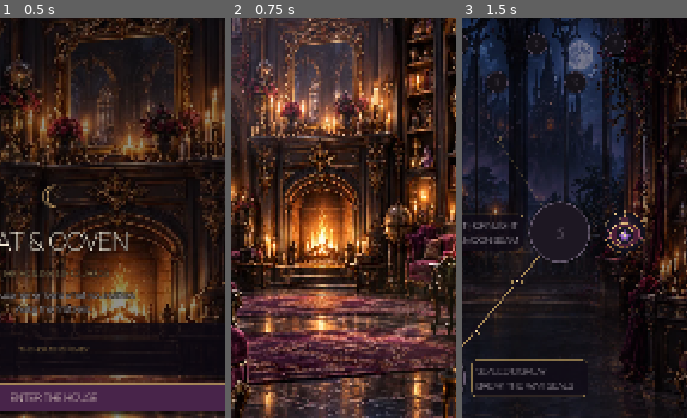
Above: before the commit, frames 1-3 (left to right).
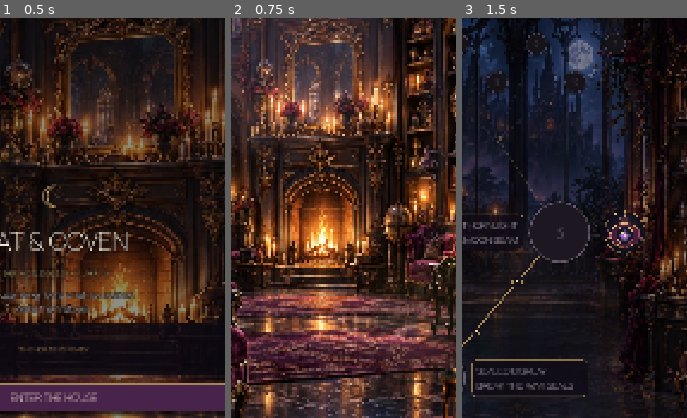
Above: after the commit, the same moments.

Repository: Jay-prodesign/akilta-match3
Game: Godot game, scene res://src/app/app_bootstrap.tscn
Same seed, same stepped clock (60 frames per second), same inputs: the game is played once before the commit and once after it.
Inputs:
- Up to frame 1 (0.5 s): no input
- Up to frame 2 (0.75 s): click "ENTER THE HOUSE" at 0.5 s
- Up to frame 3 (1.5 s): click "ENTER CURIO BOUTIQUE" at 1.25 s
The pictures show only the part of the screen within x 38-88%, y 16-66%; the shares and areas given below are measured in that part.

Frame 1 is identical in both runs. In frame 2, 0.6% of the frame differs, in the area x 82-97%, y 15-57%; in frame 3, nothing differs.

Commit message:
House: make restored Curios inspectable in-room

Diff:
--- a/src/ui/home/house_home.gd
+++ b/src/ui/home/house_home.gd
@@ -32,6 +32,9 @@
 var _returning_banner: PanelContainer
 var _returning_label: Label
 var _reduced_motion: bool = false
+var _hotspot_layer: Control
+var _hotspot_buttons: Dictionary = {}
+var _house_curio_overlay: Control
 
 func _ready() -> void:
 	play_button.pressed.connect(_on_play_pressed)
@@ -41,6 +44,7 @@
 	ProductNavigation.attach(self, "house", Callable(self, "_navigate_dock"), NodePath("Layout"))
 	_build_returning_banner()
 	_build_completion_banner()
+	_build_room_hotspots()
 
 func set_available_level_count(value: int) -> void:
 	available_level_count = max(0, value)
@@ -71,6 +75,7 @@
 	detail.text = String(state.get("detail", ""))
 	room_view.set_house_state(stage, owned_curios)
 	TopResourceBar.refresh(_resource_bar, progress)
+	_refresh_room_hotspots()
 
 	if stage >= 3:
 		curio_label.text = "FIRST CABINET SET · 3 / 3 CURIOS"
@@ -184,6 +189,217 @@
 	$Layout.move_child(panel, $Layout/CurioChip.get_index() + 1)
 	_completion_banner = panel
 	_completion_label = label
+
+func _build_room_hotspots() -> void:
+	if room_view == null or _hotspot_layer != null:
+		return
+	var layer := Control.new()
+	layer.name = "CurioHotspots"
+	layer.set_anchors_and_offsets_preset(Control.PRESET_FULL_RECT)
+	layer.mouse_filter = Control.MOUSE_FILTER_IGNORE
+	room_view.add_child(layer)
+	_hotspot_layer = layer
+	for spec in [
+		{"id":"moon_cameo", "name":"MoonHotspot", "x":0.83, "y":0.27},
+		{"id":"moth_reliquary", "name":"MothHotspot", "x":0.84, "y":0.38},
+		{"id":"thorned_locket", "name":"ThornHotspot", "x":0.84, "y":0.49}
+	]:
+		var button := Button.new()
+		button.name = String(spec["name"])
+		var x := float(spec["x"])
+		var y := float(spec["y"])
+		button.anchor_left = x
+		button.anchor_right = x
+		button.anchor_top = y
+		button.anchor_bottom = y
+		button.offset_left = -30
+		button.offset_right = 30
+		button.offset_top = -30
+		button.offset_bottom = 30
+		button.custom_minimum_size = Vector2(60, 60)
+		button.focus_mode = Control.FOCUS_ALL
+		button.mouse_default_cursor_shape = Control.CURSOR_POINTING_HAND
+		button.tooltip_text = "Inspect %s" % _curio_name(String(spec["id"])).capitalize()
+		button.add_theme_font_size_override("font_size", 25)
+		var normal := StyleBoxFlat.new()
+		normal.bg_color = Color("#18111F", 0.74)
+		normal.border_color = Color("#F0CE8A", 0.82)
+		normal.set_border_width_all(2)
+		normal.set_corner_radius_all(30)
+		var hover := normal.duplicate() as StyleBoxFlat
+		hover.bg_color = Color("#3A2340", 0.92)
+		hover.border_color = Color("#FFF1B6")
+		var disabled := normal.duplicate() as StyleBoxFlat
+		disabled.bg_color = Color("#0D0A11", 0.38)
+		disabled.border_color = Color("#7F7180", 0.34)
+		button.add_theme_stylebox_override("normal", normal)
+		button.add_theme_stylebox_override("hover", hover)
+		button.add_theme_stylebox_override("pressed", hover)
+		button.add_theme_stylebox_override("focus", hover)
+		button.add_theme_stylebox_override("disabled", disabled)
+		button.add_theme_color_override("font_color", Color("#FFF1B6"))
+		button.add_theme_color_override("font_disabled_color", Color("#817783"))
+		button.pressed.connect(_open_house_curio_inspect.bind(String(spec["id"])))
+		layer.add_child(button)
+		_hotspot_buttons[String(spec["id"])] = button
+	_refresh_room_hotspots()
+
+func _refresh_room_hotspots() -> void:
+	if _hotspot_buttons.is_empty():
+		return
+	var owned: Array = progress.curios if progress != null else []
+	for curio_id in _hotspot_buttons.keys():
+		var button := _hotspot_buttons[curio_id] as Button
+		if button == null:
+			continue
+		var awakened := owned.has(String(curio_id))
+		button.disabled = not awakened
+		button.text = "✦" if awakened else "◇"
+		button.set_meta("curio_id", String(curio_id))
+		button.set_meta("ownership_state", "owned" if awakened else "locked")
+
+func house_hotspot_contract() -> Dictionary:
+	var states := {}
+	for curio_id in _hotspot_buttons.keys():
+		var button := _hotspot_buttons[curio_id] as Button
+		states[String(curio_id)] = {
+			"disabled": button.disabled if button != null else true,
+			"state": String(button.get_meta("ownership_state", "missing")) if button != null else "missing",
+			"visible": button.visible if button != null else false,
+		}
+	return {
+		"states": states,
+		"owned_count": progress.curios.size() if progress != null else 0,
+		"overlay_open": _house_curio_overlay != null and is_instance_valid(_house_curio_overlay),
+	}
+
+func _open_house_curio_inspect(curio_id: String) -> void:
+	if progress == null or not progress.curios.has(curio_id):
+		return
+	_close_house_curio_inspect()
+	var data := _house_curio_data(curio_id)
+	if data.is_empty():
+		return
+	var overlay := Control.new()
+	overlay.name = "HouseCurioInspect"
+	overlay.set_anchors_and_offsets_preset(Control.PRESET_FULL_RECT)
+	overlay.z_index = 140
+	overlay.mouse_filter = Control.MOUSE_FILTER_STOP
+	add_child(overlay)
+	_house_curio_overlay = overlay
+
+	var veil := ColorRect.new()
+	veil.color = Color(0.012, 0.008, 0.018, 0.64)
+	veil.set_anchors_and_offsets_preset(Control.PRESET_FULL_RECT)
+	veil.mouse_filter = Control.MOUSE_FILTER_STOP
+	overlay.add_child(veil)
+
+	var card := PanelContainer.new()
+	card.name = "Card"
+	card.anchor_left = 0.09
+	card.anchor_right = 0.91
+	card.anchor_top = 0.18
+	card.anchor_bottom = 0.63
+	var shell := StyleBoxFlat.new()
+	shell.bg_color = Color("#0D0912", 0.985)
+	shell.border_color = Color("#D5AD70", 0.88)
+	shell.set_border_width_all(2)
+	shell.set_corner_radius_all(20)
+	shell.content_margin_left = 22
+	shell.content_margin_right = 22
+	shell.content_margin_top = 18
+	shell.content_margin_bottom = 18
+	shell.shadow_color = Color(0, 0, 0, 0.66)
+	shell.shadow_size = 18
+	card.add_theme_stylebox_override("panel", shell)
+	overlay.add_child(card)
+
+	var content := VBoxContainer.new()
+	content.name = "Content"
+	content.add_theme_constant_override("separation", 10)
+	card.add_child(content)
+
+	var kicker := Label.new()
+	kicker.text = "HOUSE · RESTORED CURIO"
+	kicker.horizontal_alignment = HORIZONTAL_ALIGNMENT_CENTER
+	kicker.add_theme_color_override("font_color", Color("#D5AD70"))
+	kicker.add_theme_font_size_override("font_size", 18)
+	content.add_child(kicker)
+
+	var art := TextureRect.new()
+	art.name = "HeroArt"
+	art.custom_minimum_size = Vector2(0, 280)
+	art.texture = _curio_texture(curio_id)
+	art.expand_mode = TextureRect.EXPAND_IGNORE_SIZE
+	art.stretch_mode = TextureRect.STRETCH_KEEP_ASPECT_CENTERED
+	content.add_child(art)
+
+	var title := Label.new()
+	title.name = "Name"
+	title.text = _curio_name(curio_id)
+	title.horizontal_alignment = HORIZONTAL_ALIGNMENT_CENTER
+	title.add_theme_color_override("font_color", Color("#FFF0D8"))
+	title.add_theme_font_size_override("font_size", 30)
+	content.add_child(title)
+
+	var origin := Label.new()
+	origin.name = "Origin"
+	origin.text = String(data.get("origin", ""))
+	origin.horizontal_alignment = HORIZONTAL_ALIGNMENT_CENTER
+	origin.add_theme_color_override("font_color", Color("#BDAFC3"))
+	origin.add_theme_font_size_override("font_size", 18)
+	content.add_child(origin)
+
+	var effect := Label.new()
+	effect.name = "HouseEffect"
+	effect.text = String(data.get("effect", ""))
+	effect.horizontal_alignment = HORIZONTAL_ALIGNMENT_CENTER
+	effect.autowrap_mode = TextServer.AUTOWRAP_WORD_SMART
+	effect.add_theme_color_override("font_color", Color("#E7D9DF"))
+	effect.add_theme_font_size_override("font_size", 20)
+	content.add_child(effect)
+
+	var close := Button.new()
+	close.name = "Close"
+	close.text = "RETURN TO HOUSE"
+	close.custom_minimum_size = Vector2(0, 56)
+	close.add_theme_font_size_override("font_size", 20)
+	var close_box := StyleBoxFlat.new()
+	close_box.bg_color = Color("#4A1A51")
+	close_box.border_color = Color("#D5AD70")
+	close_box.set_border_width_all(2)
+	close_box.set_corner_radius_all(12)
+	close.add_theme_stylebox_override("normal", close_box)
+	close.add_theme_stylebox_override("hover", close_box)
+	close.add_theme_stylebox_override("pressed", close_box)
+	close.add_theme_color_override("font_color", Color("#FFF0D8"))
+	content.add_child(close)
+	close.pressed.connect(_close_house_curio_inspect)
+
+func _close_house_curio_inspect() -> void:
+	if _house_curio_overlay != null and is_instance_valid(_house_curio_overlay):
+		_house_curio_overlay.queue_free()
+	_house_curio_overlay = null
+
+func _house_curio_data(curio_id: String) -> Dictionary:
+	match curio_id:
+		"moon_cameo":
+			return {
+				"origin": "RECOVERED FROM · MOONLIT CABINET · LEVEL 1",
+				"effect": "Moonlight now remains visible in the first restored cabinet niche."
+			}
+		"moth_reliquary":
+			return {
+				"origin": "RECOVERED FROM · SEALED DISPLAY · LEVEL 2",
+				"effect": "The side display stays open and the Moth Reliquary remains part of the House."
+			}
+		"thorned_locket":
+			return {
+				"origin": "RECOVERED FROM · THORNLIGHT ARRANGEMENT · LEVEL 3",
+				"effect": "The third restored niche completes the opening cabinet set."
+			}
+		_:
+			return {}
 
 func show_restoration_ceremony(curio_id: String, stage: int) -> void:
 	if get_node_or_null("RestorationOverlay") != null:
